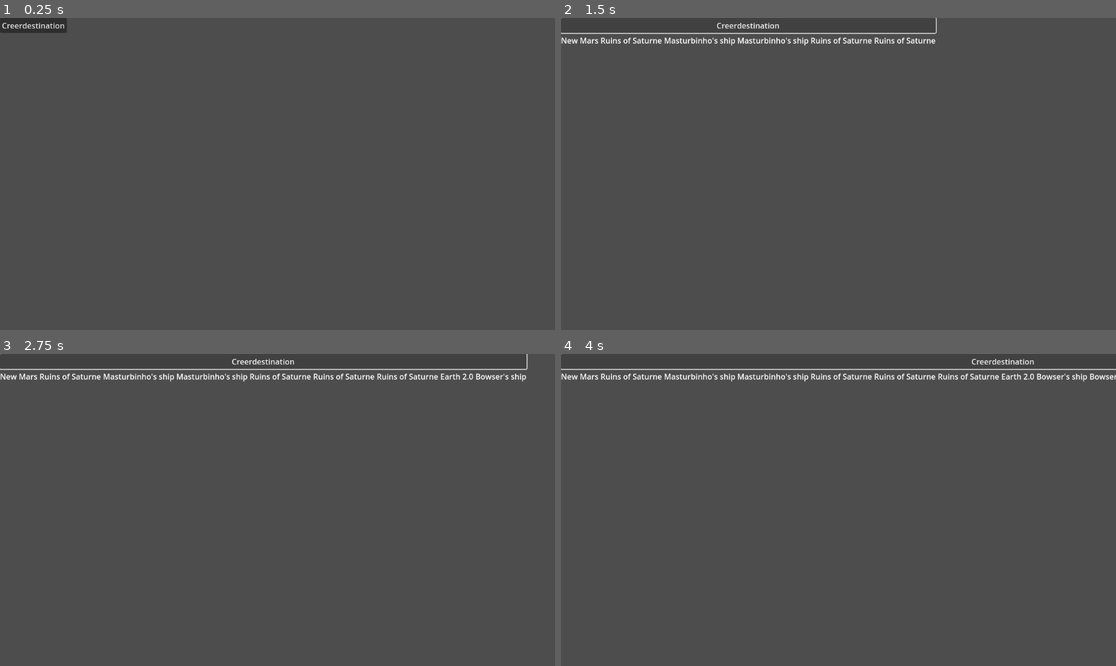
Above: before the commit, frames 1-4 (two rows, left to right).
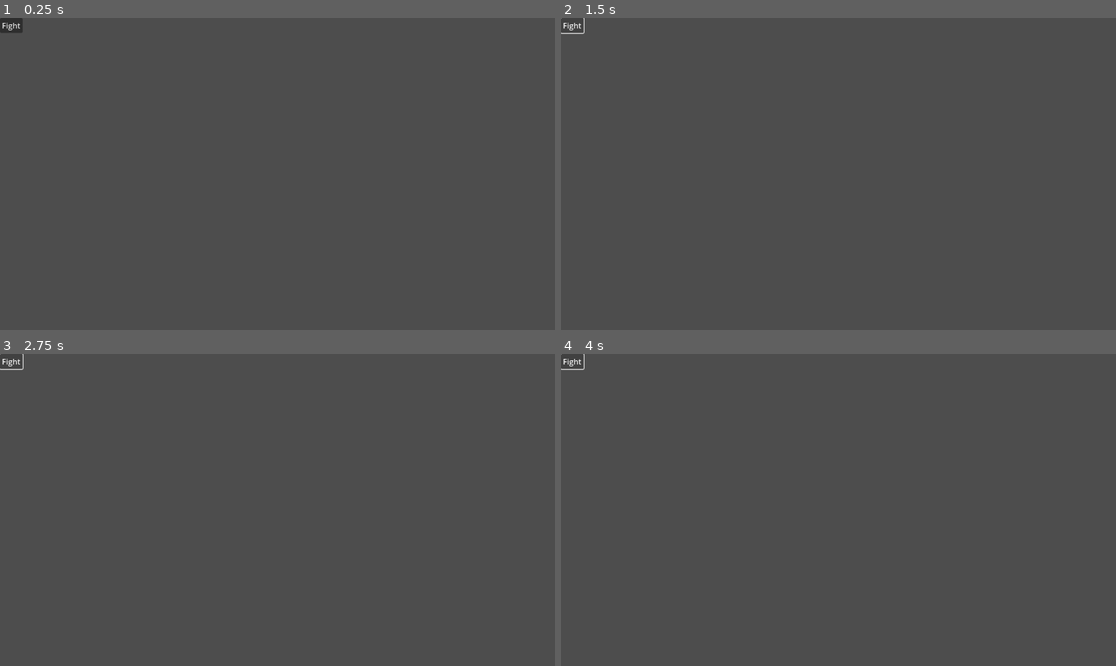
Above: after the commit, the same moments.

Repository: macshack/SAE-BUT3-Rogue-Like
Game: Godot game, scene res://Scenes/TestScenes/Fight.tscn
Two runs of this game, one before a commit and one after it. Both use one fixed random seed, a clock stepped at 60 frames per second and the inputs below. Before the commit the project starts from res://Scenes/TestScenes/destination_choice_test.tscn.
Inputs:
- Up to frame 1 (0.25 s): no input
- Up to frame 2 (1.5 s): click "Creerdestination" (after the commit: "Fight") at 0.5 s; click "Creerdestination" (after the commit: "Fight") at 1.25 s
- Up to frame 3 (2.75 s): click "Creerdestination" (after the commit: "Fight") at 2 s
- Up to frame 4 (4 s): tap Enter at 2.75 s; tap Space at 3.5 s

The runs differ from the first frame. In frame 1, 0.4% of the frame differs, in the area x 0-13%, y 0-5%; in frame 2, 1.1%; in frame 3, 1.5%; in frame 4, 1.6%, in the area x 0-100%, y 0-9%.

Commit message:
Ajout class Combat + ajout état & vitesse dans Character

Diff:
--- /dev/null
+++ b/Scenes/TestScenes/Fight.tscn
@@ -0,0 +1,40 @@
+[gd_scene load_steps=2 format=3 uid="uid://cqh76c02sovq4"]
+
+[sub_resource type="GDScript" id="GDScript_mli6p"]
+script/source = "extends Button
+
+
+# Called when the node enters the scene tree for the first time.
+func _ready():
+	pass # Replace with function body.
+
+# Called every frame. 'delta' is the elapsed time since the previous frame.
+func _process(delta):
+	pass
+
+func _on_pressed():
+	var tabEn = []
+	for i in range(3):
+		var En = Enemy.new()
+		En.set_speed(randi() % 10 + 1)
+		tabEn.append(En)
+		print(En.get_id())
+	var crew = Crew.new()
+	for i in range(3):
+		var Cr = Crewmate.new()
+		Cr.set_speed(randi() % 10 + 1)
+		crew.crewList.append(Cr)
+	var fight = Fight.new(crew, tabEn)
+	fight.orderFight()
+	fight.removeEnemy(1)
+	print(fight.ennemiesList)
+"
+
+[node name="VBoxContainer" type="VBoxContainer"]
+
+[node name="Button" type="Button" parent="."]
+layout_mode = 2
+text = "Fight"
+script = SubResource("GDScript_mli6p")
+
+[connection signal="pressed" from="Button" to="Button" method="_on_pressed"]
--- a/Scripts/CharacterClass.gd
+++ b/Scripts/CharacterClass.gd
@@ -9,11 +9,19 @@
 var identity:String
 var healthMax:int
 var healthCurrent:int
+var speed:int
+enum State {
+	LIVING,
+	KO,
+	DEAD
+}
+var state:State
 
-func _init(identity = "", healthMax = 10, healthCurrent = 10):
+func _init(identity = "", healthMax = 10, healthCurrent = 10, speed = 1, state = State.LIVING):
 	self.identity = identity
 	self.healthMax = healthMax
 	self.healthCurrent = healthCurrent
+	self.state = state
 	self.id = createId(identity)
 
 func createId(identity):
@@ -29,8 +37,14 @@
 func get_health_max():
 	return healthMax
 
+func get_speed():
+	return self.speed
+
 func get_id():
 	return id
+
+func get_state():
+	return self.state
 
 func set_identity(value):
 	identity = value
@@ -40,3 +54,9 @@
 
 func set_health_max(value):
 	healthMax = value
+
+func set_speed(value):
+	self.speed = value
+
+func set_state(value):
+	self.state = value
--- a/Scripts/CrewmateClass.gd
+++ b/Scripts/CrewmateClass.gd
@@ -13,7 +13,6 @@
 	for skill in Skills.skillDictionary:
 		skills[skill] = Skill.new(skill,6)
 
-
 func skillCheck(skill:String,roll:int):
 	#Un skillCheck retourne true si le skillCheck est reussi.
 	#Un skillCheck est reussi si le roll est inferieur ou egal a la valeur du skill.
--- /dev/null
+++ b/Scripts/FightClass.gd
@@ -0,0 +1,43 @@
+extends Node
+
+class_name Fight
+
+var crew:Crew
+var ennemiesList:Array
+
+func _init(crew, ennemiesList):
+	self.crew = crew
+	self.ennemiesList = ennemiesList
+
+func tri_insertion(tableau):
+	var longueur = tableau.size()
+	for i in range(1, longueur):
+		var cle = tableau[i]
+		var j = i - 1
+		while j >= 0 and tableau[j][1] < cle[1]:
+			tableau[j + 1] = tableau[j]
+			j = j - 1
+		tableau[j + 1] = cle
+
+func removeEnemy(id):
+	var tab = []
+	for i in range(self.ennemiesList.size()):
+		if int(self.ennemiesList[i].get_id()) != id:
+			tab.append(self.ennemiesList[i])
+	self.ennemiesList = tab
+
+func orderFight():
+	var tabSpeedEnnemies = []
+	var tabSpeedCrew = []
+	var tabSpeed = []
+	for i in  range(len(self.ennemiesList)):
+		tabSpeedEnnemies.append([self.ennemiesList[i].get_id(), self.ennemiesList[i].get_speed()])
+	for i in range(len(self.crew.crewList)):
+		tabSpeedCrew.append([self.crew.crewList[i].get_id(), self.crew.crewList[i].get_speed()])
+	tabSpeed = tabSpeedCrew + tabSpeedEnnemies
+	print(tabSpeed)
+	tri_insertion(tabSpeed)
+	print(tabSpeed)
+
+func startFight():
+	pass
--- a/project.godot
+++ b/project.godot
@@ -11,7 +11,7 @@
 [application]
 
 config/name="Kobi"
-run/main_scene="res://Scenes/TestScenes/destination_choice_test.tscn"
+run/main_scene="res://Scenes/TestScenes/Fight.tscn"
 config/features=PackedStringArray("4.1", "GL Compatibility")
 
 [autoload]
@@ -22,7 +22,6 @@
 Characters="*res://Scripts/Characters.gd"
 Random="*res://Scripts/Random.gd"
 DestinationLib="*res://Library/destinationLib.gd"
-Destinations="*res://Scripts/Destinations.gd"
 
 [rendering]
 
Not shown, added: Scenes/TestScenes/FigE9A7.tmp
Not shown, added: Scenes/TestScenes/FigF3C8.tmp
